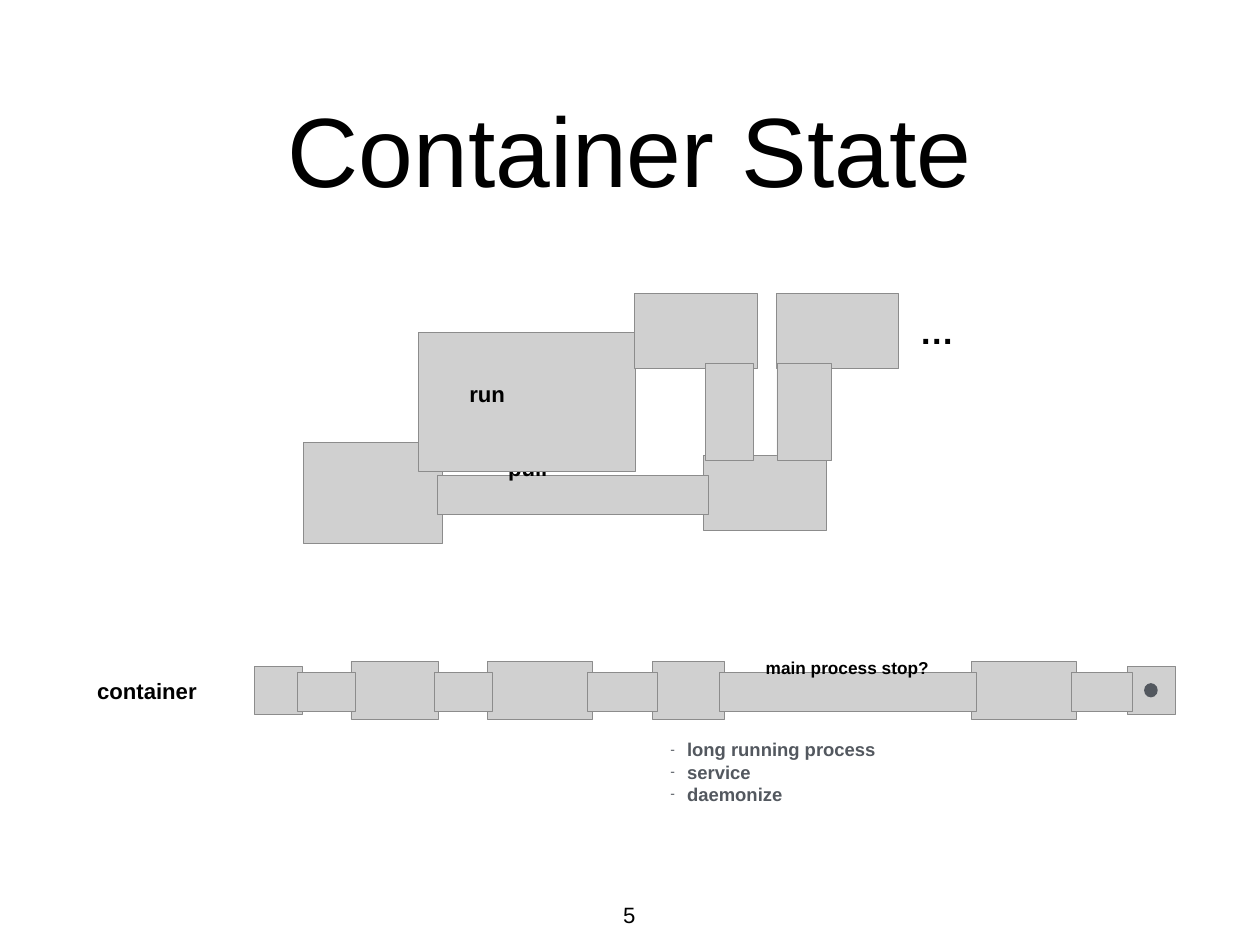
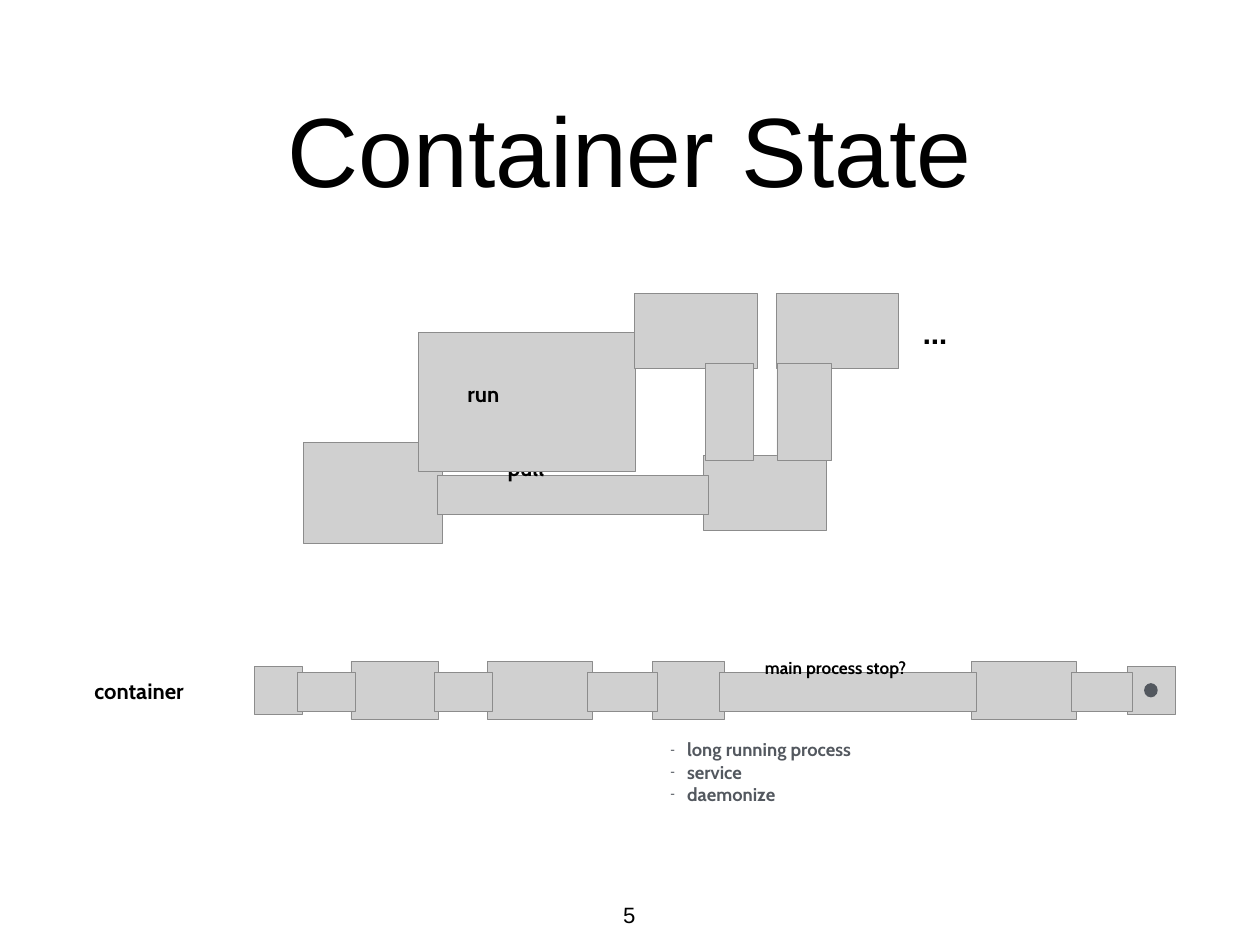
Before and after one commit to olarn/Docker-Training, a slide deck: slide 5 of Powerpoint/02.Docker.pptx. Drawn at 1260x945 pixels with LibreOffice and Linux fonts; fonts in the diff are those of the drawing; grey boxes stand for pictures; background and template pictures are left out. Boxes give left, top, right and bottom in pixels: in the first picture for what was removed or moved away, otherwise in the second. Text is boxed around its words. In the diff, an @@ line names an element or a change of style, - is before the commit and + after.

```diff
--- a/Powerpoint/02.Docker.pptx
+++ b/Powerpoint/02.Docker.pptx
@@ font Arial to Cabin in 6 elements at <box>765,660,906,678</box>, <box>94,683,183,700</box>, <box>508,471,545,482</box>, <box>467,390,499,402</box>, <box>687,742,851,801</box>, <box>918,296,957,367</box> @@
@@ text "…": place and size @@
-text "…" at <box>914,305,960,356</box>
+text "…" at <box>918,296,957,367</box>
```
Also in this commit, not shown: 2 other slides changed, 14 other files.
